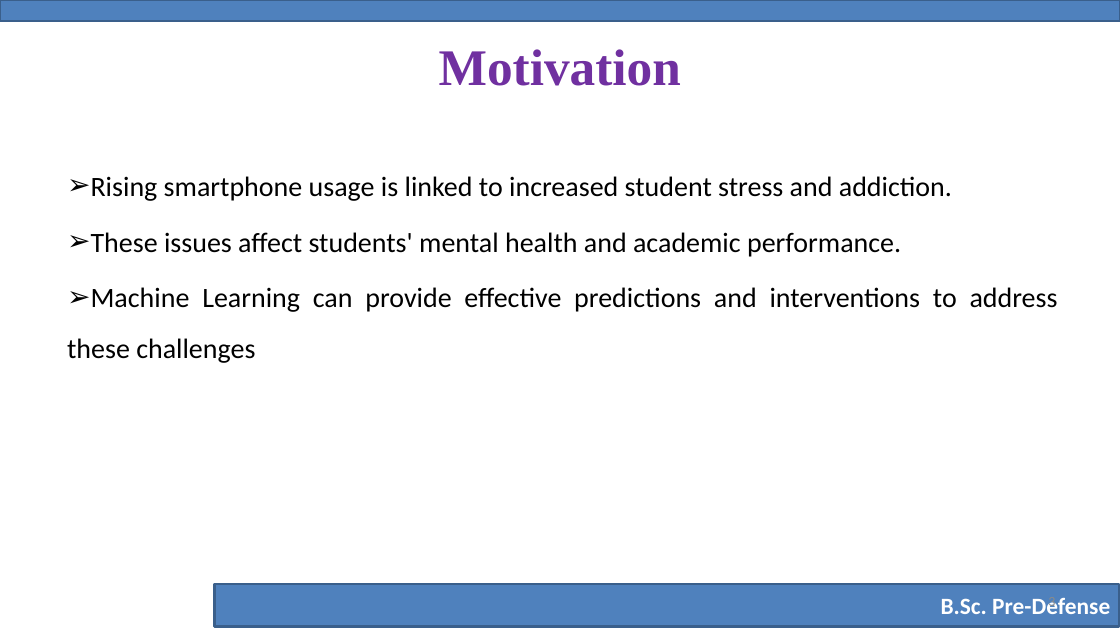
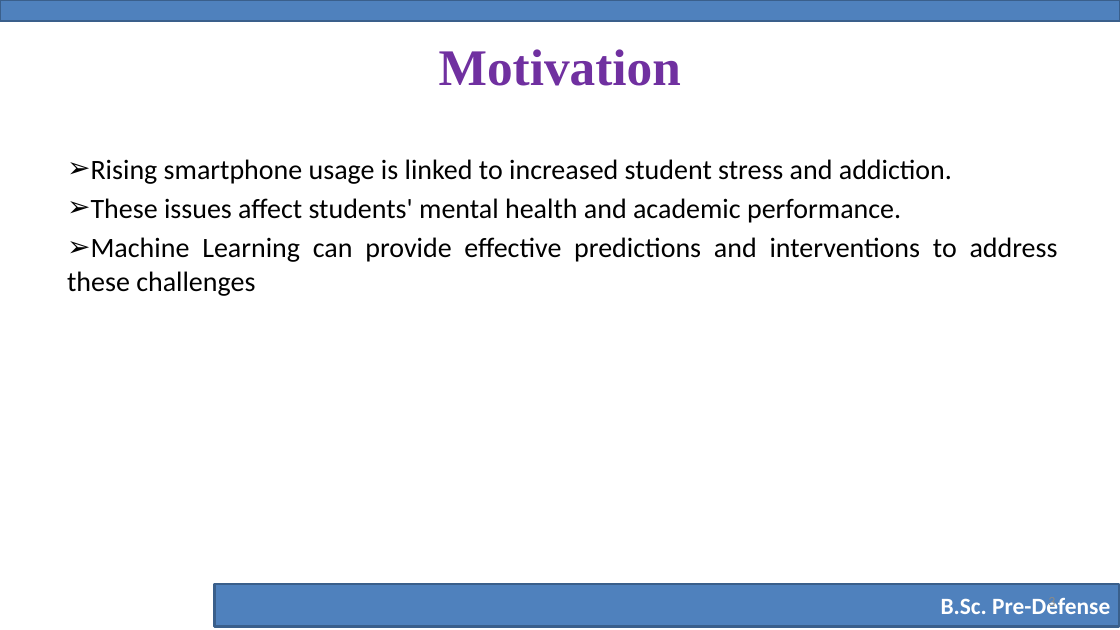
Before and after one commit to yeaminsakib/project, a slide deck: slide 3 of Stress_Prediction/Pre-Defense-Slide-Template.pptx. Drawn at 1120x630 pixels with LibreOffice and Linux fonts; fonts in the diff are those of the drawing; background and template pictures are left out. Boxes give left, top, right and bottom in pixels: in the first picture for what was removed or moved away, otherwise in the second. Text is boxed around its words. In the diff, an @@ line names an element or a change of style, - is before the commit and + after.

```diff
--- a/Stress_Prediction/Pre-Defense-Slide-Template.pptx
+++ b/Stress_Prediction/Pre-Defense-Slide-Template.pptx
@@ text "Rising smartphone usage is linked ..." at bbox=[67, 159, 1058, 296]: line spacing 1.5 to 1 @@
```
Also in this commit, not shown: 5 other slides changed, 2 slides added, 15 other files.
